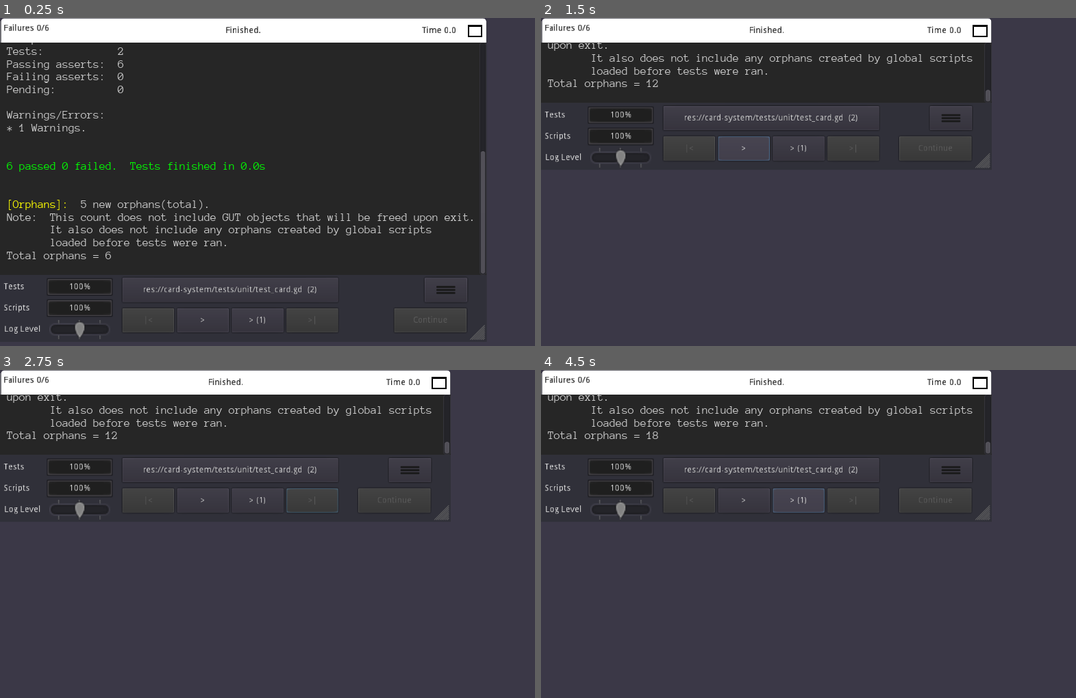
Above: before the commit, frames 1-4 (two rows, left to right).
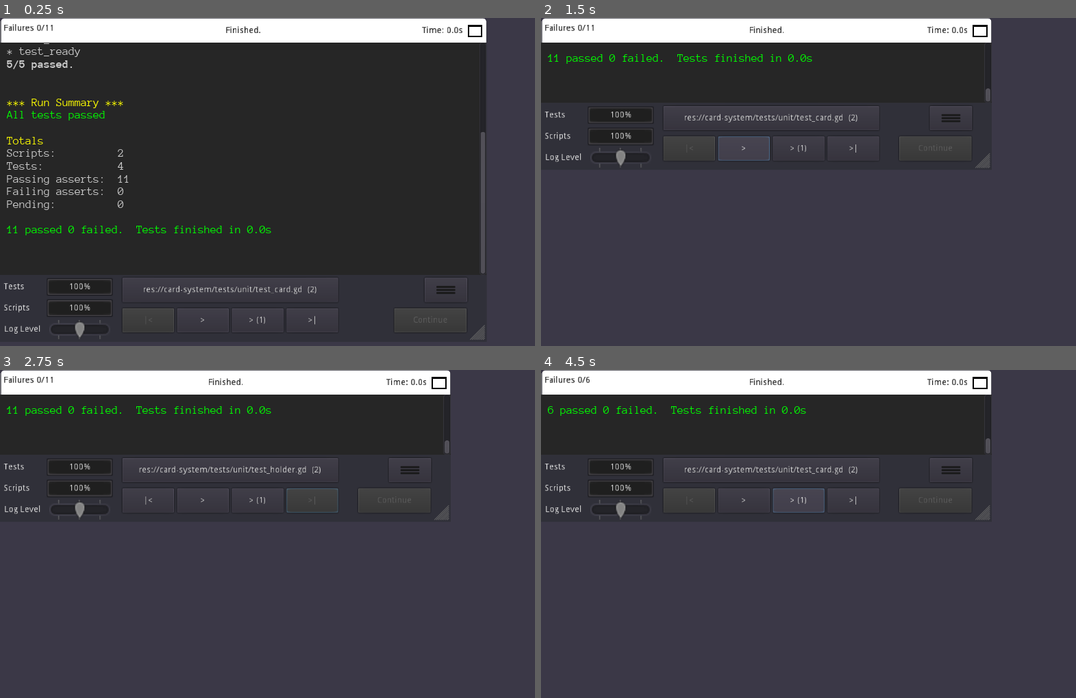
Above: after the commit, the same moments.

Repository: enricllagostera/card_system
Game: Godot game, scene res://card-system/tests/tests.tscn
Two runs of this game, one before a commit and one after it. Both use one fixed random seed, a clock stepped at 60 frames per second and the inputs below.
Inputs (mouse positions are in pixels of both pictures, inside the frame that each line leads up to):
- Up to frame 1 (0.25 s): no input
- Up to frame 2 (1.5 s): click (1017, 31) at 0.5 s; click ">" at 1.25 s
- Up to frame 3 (2.75 s): click (310, 501) at 2 s, where only the run after the commit has a clickable ">|"
- Up to frame 4 (4.5 s): click (690, 501) at 2.75 s, where only the run after the commit has a clickable "|<"; click "res://card-system/tests/unit/…" at 3.5 s; click "> (1)" at 4.25 s

The runs differ from the first frame. In frame 1, 4.0% of the frame differs, in the area x 1-91%, y 2-94%; in frame 2, 1.2%; in frame 3, 1.6%; in frame 4, 1.2%.

Commit message:
Added some base tests for Card and Holder scenes.

Diff:
--- a/card-system/holder.gd
+++ b/card-system/holder.gd
@@ -14,8 +14,12 @@
 signal card_removed
 
 
+func _init():
+	rect_pivot_offset = rect_size / 2
+	_cards = []
+
+
 func _ready():
-	rect_pivot_offset = rect_size / 2
 	$Sensor.holder = self
 	$Sensor.position = rect_pivot_offset
 	$Visual.rect_pivot_offset = rect_pivot_offset
--- a/card-system/tests/unit/test_card.gd
+++ b/card-system/tests/unit/test_card.gd
@@ -3,9 +3,10 @@
 var CardScene = load("res://card-system/card.tscn")
 var card_scene
 
-func before_all():
+
+func before_each():
 	card_scene = CardScene.instance()
-	add_child(card_scene)
+	add_child_autofree(card_scene)
 
 func test_init_setup():
 	assert_almost_eq(card_scene.rect_pivot_offset, card_scene.rect_size / 2, Vector2(0.5, 0.5))
--- /dev/null
+++ b/card-system/tests/unit/test_holder.gd
@@ -0,0 +1,20 @@
+extends "res://addons/gut/test.gd"
+
+var HolderScene = load("res://card-system/holder.tscn")
+var holder
+
+
+func before_each():
+	holder = HolderScene.instance()
+	add_child_autofree(holder)
+
+func test_init():
+	assert_almost_eq(holder.rect_pivot_offset, holder.rect_size/2, Vector2(0.1, 0.1))
+	assert_eq(holder._cards.size(), 0)
+
+func test_ready():
+	var sensor = holder.get_node("Sensor")
+	assert_eq(sensor.holder, holder, "Sensor area refers back to parent.")
+	assert_almost_eq(sensor.position, holder.rect_pivot_offset, Vector2(0.1, 0.1), "Sensor position is aligned with parent pivot offset.")
+	var visual = holder.get_node("Visual")
+	assert_almost_eq(visual.rect_pivot_offset, holder.rect_pivot_offset, Vector2(0.1, 0.1), "Visual position is aligned with parent pivot offset.")
